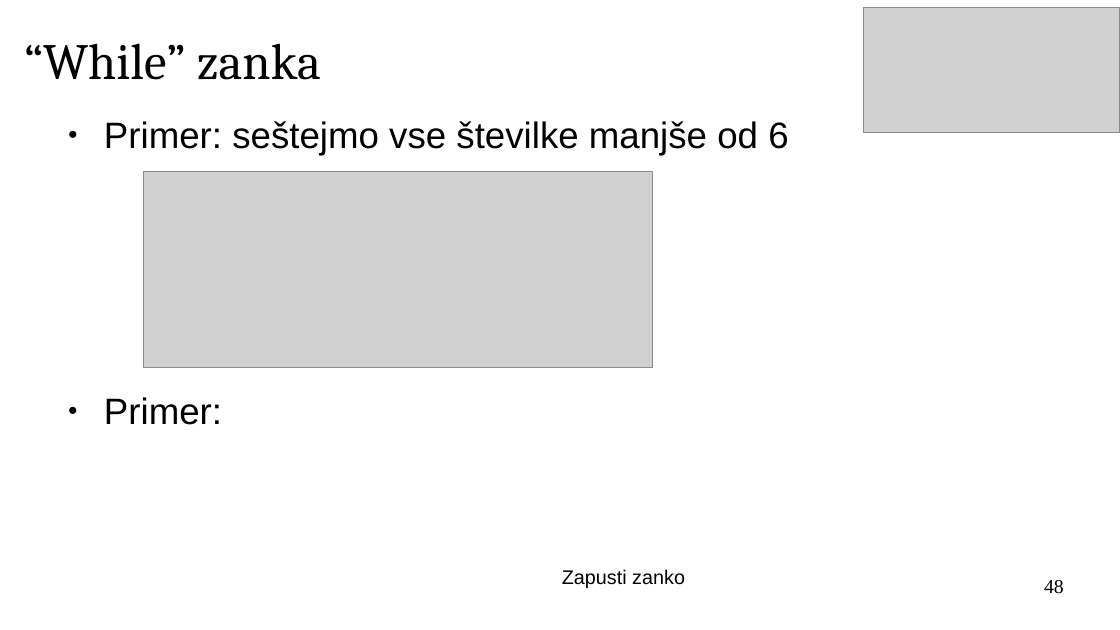
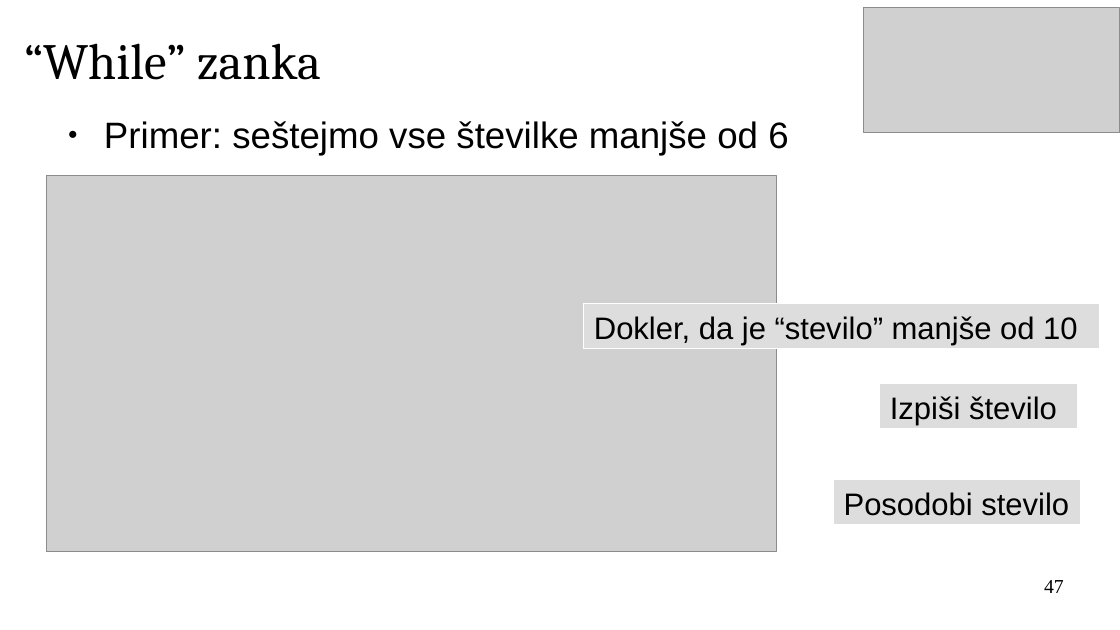
Before and after one commit to janaobsteter/R_tecaj, a slide deck: slide 47 of IT_Rtecaj.odp (slide 48 before the commit). Drawn at 1120x630 pixels with LibreOffice and Linux fonts; fonts in the diff are those of the drawing; grey boxes stand for pictures; background and template pictures are left out. Boxes give left, top, right and bottom in pixels: in the first picture for what was removed or moved away, otherwise in the second. Text is boxed around its words. In the diff, an @@ line names an element or a change of style, - is before the commit and + after.

```diff
--- a/IT_Rtecaj.odp
+++ b/IT_Rtecaj.odp
@@ picture: place and size @@
-picture at <box>144,172,652,368</box>
+picture at <box>47,176,776,552</box>
@@ rectangle added at <box>584,304,1101,349</box>, fill #DDDDDD, outline #FFFFFF 0 pt, 22 pt, text #000000 @@
+Dokler, da je “stevilo” manjše od 10
@@ rectangle added at <box>880,384,1077,429</box>, fill #DDDDDD, outline #FFFFFF 0 pt, 22 pt, text #000000 @@
+Izpiši število
@@ text at <box>104,397,222,425</box>: paragraph removed @@
-● Primer:
@@ rectangle added at <box>834,480,1081,524</box>, fill #DDDDDD, outline #FFFFFF 0 pt, 22 pt, text #000000 @@
+Posodobi stevilo
@@ text removed at <box>562,569,685,588</box> @@
-Zapusti zanko
@@ page number at <box>1044,580,1064,593</box>: text changed @@
-48
+47
```
Also in this commit, not shown: 10 other slides changed, 17 slides added, 1 other file.
